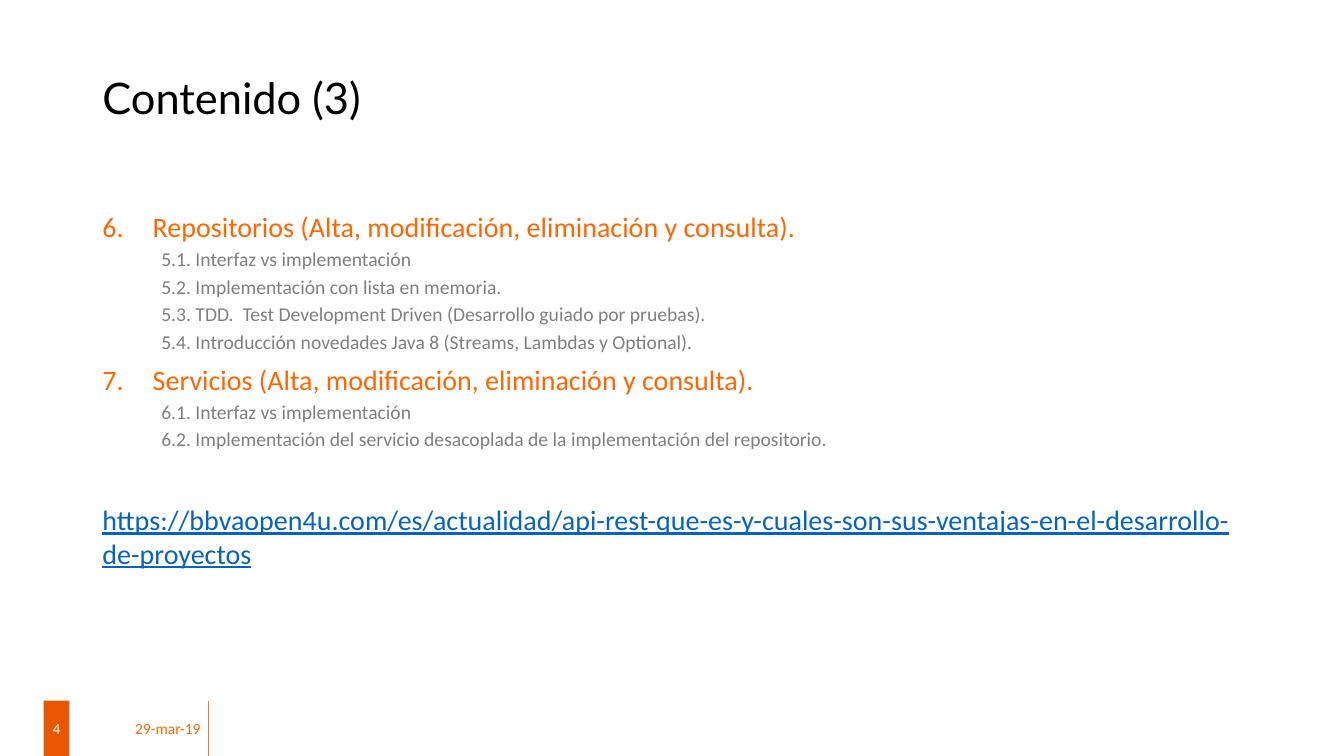
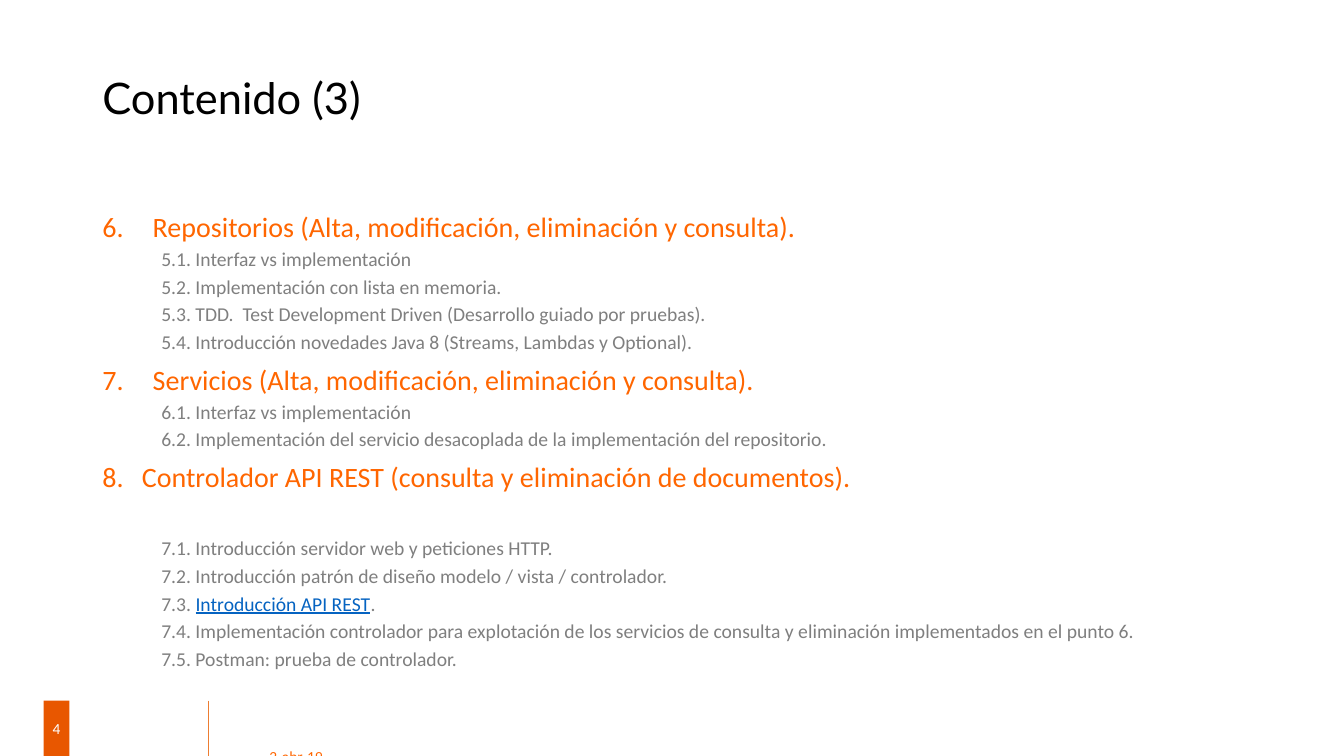
Before and after one commit to mjim79/FPDualPrimero2019, a slide deck: slide 4 of FP Dual 1º 2019 - Desarrollar-modificar programas organizados en clases aplicando POO.pptx. Drawn at 1344x756 pixels with LibreOffice and Linux fonts; fonts in the diff are those of the drawing; background and template pictures are left out. Boxes give left, top, right and bottom in pixels: in the first picture for what was removed or moved away, otherwise in the second. Text is boxed around its words. In the diff, an @@ line names an element or a change of style, - is before the commit and + after.

```diff
--- a/FP Dual 1º 2019 - Desarrollar-modificar programas organizados en clases aplicando POO.pptx
+++ b/FP Dual 1º 2019 - Desarrollar-modificar programas organizados en clases aplicando POO.pptx
@@ text at [102, 466, 1134, 669]: text changed; size 20 to 14 pt; text colour #0563C1 to #7F7F7F @@
-https://bbvaopen4u.com/es/actualidad/api-rest-que-es-y-cuales-son-sus-ventajas-en-el-desarrollo-de-proyectos
+8. Controlador API REST (consulta y eliminación de documentos).
+  7.1. Introducción servidor web y peticiones HTTP.
+  7.2. Introducción patrón de diseño modelo / vista / controlador.
+  7.3. Introducción API REST.
+  7.4. Implementación controlador para explotación de los servicios de consulta y eliminación implementados en el punto 6.
+  7.5. Postman: prueba de controlador.
@@ text at [135, 724, 200, 734]: text changed @@
-29-mar-19
+2-abr-19
```
Also in this commit, not shown: 2 other slides changed, 8 other files.
